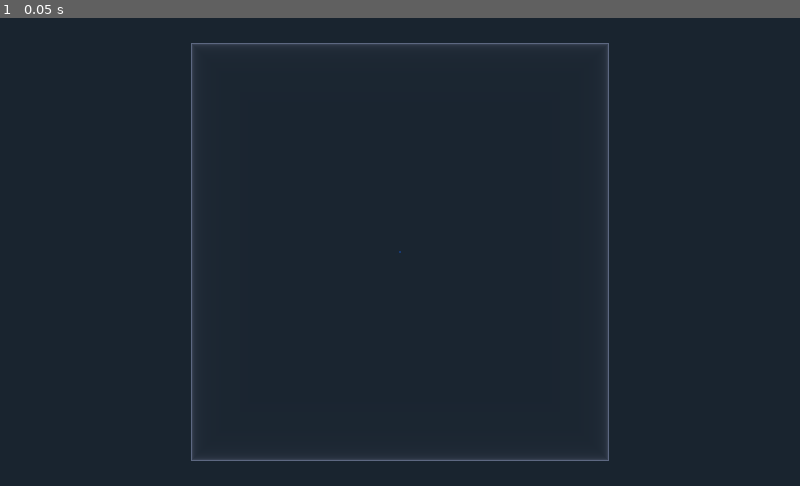
Above: before the commit, frame 1.
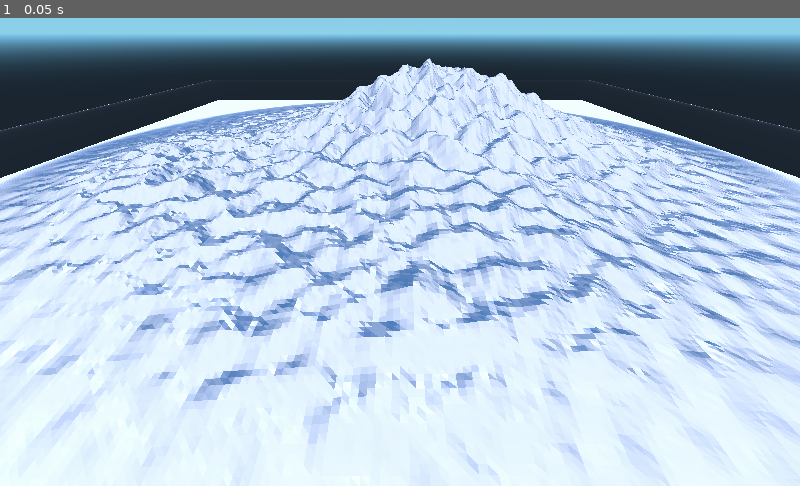
Above: after the commit, the same moment.

Repository: MichaelReel/Terrain_Scratch
Game: Godot game, scene res://Root.tscn
Two runs of this game, one before a commit and one after it. Both use one fixed random seed, a clock stepped at 60 frames per second and the inputs below.
Inputs:
- Up to frame 1 (0.05 s): no input

The runs differ from the first frame. In frame 1, 88% of the frame differs, in the area x 0-100%, y 0-100%.

Commit message:
Migrated in a bunch of stuff from another project. Should probably make some kinda library at some point.

Diff:
--- /dev/null
+++ b/Graph.gd
@@ -0,0 +1,229 @@
+extends Object
+
+const EPSILON = 0.0000001
+
+var vertices
+var edges
+var triangles
+
+var hash_tool
+var scale
+
+# Some fields used to track limits
+# Set with some reasonable defaults and update later
+var min_height = 0.0
+var max_height = 1.5
+
+class Vertex:
+	var pos    # Vector3
+	var index
+
+	# parent references
+	var edges      # Array of Edge
+	var tris       # Array of parent Triangle
+	var connectors # Array of connected vertices
+
+	func _init(vertex):
+		pos        = vertex
+		edges      = []
+		tris       = []
+		connectors = []
+
+	static func sort(a, b):
+		# Sort by z then x then y
+		if a.pos.z > b.pos.z:
+			return true
+		elif a.pos.z == b.pos.z:
+			if a.pos.x < b.pos.x:
+				return true
+			elif a.pos.x == b.pos.x:
+				if a.pos.y < b.pos.y:
+					return true
+		return false
+
+	func equals(b):
+		return pos.distance_to(b.pos) < EPSILON
+
+	static func make_clockwise(vl):
+		assert(len(vl) == 3)
+		var area2 = (vl[1].pos.x - vl[0].pos.x) * (vl[2].pos.z - vl[0].pos.z) - (vl[1].pos.z - vl[0].pos.z) * (vl[2].pos.x - vl[0].pos.x)
+		if area2 > 0:
+			var tmp = vl[2]
+			vl[2] = vl[1]
+			vl[1] = tmp
+
+	static func place_vertex_in_list(list, v):
+		var v_ind = list.bsearch_custom(v, v, "sort")
+		if v_ind >= 0 and v_ind < len(list) and v.equals(list[v_ind]):
+			v = list[v_ind]
+		else:
+			list.insert(v_ind, v)
+		return v
+
+	func set_height(new_height):
+		pos.y = new_height
+
+class Edge:
+	var v1    # Vertex
+	var v2    # Vertex
+
+	# parent references
+	var tris       # Array of parent Triangle
+
+	func _init(vert1, vert2):
+		# Add the vertices in sorted order
+		# This simplifies equality test
+		if Vertex.sort(vert1, vert2):
+			v1 = vert1
+			v2 = vert2
+		else:
+			v1 = vert2
+			v2 = vert1
+
+		# Update joined vertices:
+		place_edge_in_list(v1.edges, self)
+		Vertex.place_vertex_in_list(v1.connectors, v2)
+		place_edge_in_list(v2.edges, self)
+		Vertex.place_vertex_in_list(v2.connectors, v1)
+
+		# Initialise triangle list
+		tris   = []
+
+	static func sort(a, b):
+		# Sort by first vertex first - vertices should already be sorted
+		if Vertex.sort(a.v1, b.v1):
+			return true
+		elif (a.v1.equals(b.v1)):
+			if Vertex.sort(a.v2, b.v2):
+				return true
+		return false
+
+	func equals(b):
+		# This assumes vertices are in sorted order
+		return v1.equals(b.v1) and v2.equals(b.v2)
+
+	static func place_edge_in_list(list, e):
+		var e_ind = list.bsearch_custom(e, e, "sort")
+		if e_ind >= 0 and e_ind < len(list) and e.equals(list[e_ind]):
+			e = list[e_ind]
+		else:
+			list.insert(e_ind, e)
+		return e
+
+class Triangle:
+	var e1
+	var e2
+	var e3
+	var v1
+	var v2
+	var v3
+
+	func _init(edge1, edge2, edge3, vert1, vert2, vert3):
+		e1 = edge1
+		e2 = edge2
+		e3 = edge3
+		v1 = vert1
+		v2 = vert2
+		v3 = vert3
+		for c in [edge1, edge2, edge3, vert1, vert2, vert3]:
+			place_triangle_in_list(c.tris, self)
+
+	static func sort(a, b):
+		# Sort by first edge first - edges will already be in order
+		if Edge.sort(a.e1, b.e1):
+			return true
+		elif a.e1.equals(b.e1):
+			if Edge.sort(a.e2, b.e2):
+				return true
+			elif a.e2.equals(b.e2):
+				if Edge.sort(a.e3, b.e3):
+					return true
+		return false
+
+	func equals(b):
+		return e1.equals(b.e1) and e2.equals(b.e2) and e3.equals(b.e3)
+
+	static func place_triangle_in_list(list, t):
+		var t_ind = list.bsearch_custom(t, t, "sort")
+		if t_ind >= 0 and t_ind < len(list) and t.equals(list[t_ind]):
+			t = list[t_ind]
+		else:
+			list.insert(t_ind, t)
+		return t
+
+func _init(ht, s):
+	vertices  = []
+	edges     = []
+	triangles = []
+	hash_tool = ht
+	scale = s
+
+func clear():
+	vertices.clear()
+	edges.clear()
+	triangles.clear()
+
+func add_triangle(vec1, vec2, vec3):
+	# Skip any non-triangles:
+	if vec1 == vec2 or vec1 == vec3 or vec2 == vec3:
+		return
+	# Add vertices, or use existing ones
+	var vl = []
+	for v in [Vertex.new(vec1), Vertex.new(vec2), Vertex.new(vec3)]:
+		vl.append(Vertex.place_vertex_in_list(vertices, v))
+	Vertex.make_clockwise(vl)
+
+	# Add edges, or use existing ones
+	var el = []
+	for e in [Edge.new(vl[0], vl[1]), Edge.new(vl[1], vl[2]), Edge.new(vl[0], vl[2])]:
+		el.append(Edge.place_edge_in_list(edges, e))
+
+	# Add triangle
+	var tri = Triangle.new(el[0], el[1], el[2], vl[0], vl[1], vl[2])
+	Triangle.place_triangle_in_list(triangles, tri)
+
+func create_base_square_grid(grid_width, grid_breadth, chunk_width, chunk_breadth):
+	var dx = ( chunk_width / grid_width )
+	var dz = ( chunk_breadth / grid_breadth )
+
+	for z in grid_breadth:
+		for x in grid_width:
+			var sx = x * dx
+			var sz = z * dz
+			var ex = (x + 1) * dx
+			var ez = (z + 1) * dz
+
+			#  A +-----+ B
+			#    | \   |
+			#    |   \ |
+			#  C +-----+ D
+
+			var A = Vector3(sx, 0.0, sz)
+			var B = Vector3(ex, 0.0, sz)
+			var C = Vector3(sx, 0.0, ez)
+			var D = Vector3(ex, 0.0, ez)
+
+			add_triangle(A, B, D)
+			add_triangle(A, D, C)
+
+	update_vertex_indices()
+
+func set_height_features(x_offset = 0.0, z_offset = 0.0):
+	# This takes an array of hash functions to be accumulated for each vertex
+	# The hash instances in hashes need to implement a getHash(x, y) function
+	# Each getHash will be call for each vertex and the height added by amplitude
+	# Where amplitude is modified for each hashes by the multiplier
+
+	for v in vertices:
+		var new_height = hash_tool.getHash((v.pos.x + x_offset) * scale, (v.pos.z + z_offset) * scale)
+		v.set_height(new_height)
+		min_height = min(min_height, new_height)
+		max_height = max(max_height, new_height)
+
+func update_vertex_indices():
+	# Vertices should already be ordered and unique
+	# Just update the internal indices
+	var ind = 0
+	for vert in vertices:
+		vert.index = ind
+		ind += 1
--- /dev/null
+++ b/HeightHash.gd
@@ -0,0 +1,53 @@
+extends Object
+
+# This is designed as a height map generation tool
+# Internally it can use many techniques, but ultimately
+# should return a simple height per coordinate call
+
+var Perlin = load("res://PerlinRef.gd")
+
+var variation_hash
+var island_limiter
+
+var hashes
+var base_height
+var start_amp
+var amp_multiplier
+
+class ContinentalDome:
+	var r
+	func _init(radius):
+		# Radius is in chunks
+		r = radius
+
+	func getHash(x, z):
+		var y = 0.0
+		var lxz = Vector2(x, z).length()
+		if lxz > r:
+			return y
+		y = cos(PI * lxz / r) + 1.0
+
+		return y / 2.0
+
+func _init(shelf_limit):
+	island_limiter = ContinentalDome.new(shelf_limit)
+	variation_hash = Perlin.new(16.0, 16.0, 16.0, 1.0)
+	hashes = [
+		Perlin.new(1.0, 1.0, 1.0, 1.0),
+		Perlin.new(0.25, 0.25, 0.25, 1.0),
+		Perlin.new(0.0625, 0.0625, 0.0625, 1.0),
+		# Perlin.new(0.03125, 0.03125, 1.0, 1.0),
+		# Perlin.new(0.0078125, 0.0078125, 1.0, 1.0),
+	]
+
+	base_height = 1
+	start_amp = 0.25
+	amp_multiplier = 0.125
+
+func getHash(x, y):
+	var new_height = base_height
+	var amp = start_amp
+	for p in hashes:
+		new_height += p.getHash(x, y) * amp
+		amp *= amp_multiplier
+	return new_height * (variation_hash.getHash(x, y) + 1.0) * island_limiter.getHash(x, y)
--- /dev/null
+++ b/Land.gd
@@ -0,0 +1,100 @@
+extends MeshInstance
+
+var Graph = load("res://Graph.gd")
+
+var graph
+var offset
+
+const render_options = [
+	Mesh.PRIMITIVE_POINTS,
+	Mesh.PRIMITIVE_LINES,
+	Mesh.PRIMITIVE_TRIANGLES,
+]
+
+var render_as = 2
+
+func _init(os, communal_graph = null):
+	self.offset = os
+
+	if communal_graph:
+		graph = communal_graph
+	else:
+		graph = Graph.new()
+
+func generate_content(with_collision = true):
+	# print ("Creating new land chunk: " + str(offset) + " with grid: " + str(grid_size) + ",")
+	# print ("            translation: " + str(translation) + ", scale: " + str(scale))
+	# print ("                os time: " + str(OS.get_unix_time()))
+
+
+	# Update the input graph to give variable heights
+	add_base_height_features(offset)
+
+	# Creating drawing elements
+	# Create a mesh from the voronoi site info
+	self.set_mesh(create_mesh())
+
+	if with_collision:
+		# Make a collsion surface from this mesh and add it to the scene
+		add_child(create_trimesh_collision())
+
+	# print ("Content generated: " + str(offset))
+	# print ("          os time: " + str(OS.get_unix_time()))
+
+func add_base_height_features(offset):
+
+	graph.set_height_features(offset.x, offset.z)
+
+func create_mesh():
+	if not graph:
+		print("No input or no surface tool supplied!")
+		return
+
+	# Create a new mesh
+	var mesh = Mesh.new()
+	var surfTool = SurfaceTool.new()
+
+	match render_options[render_as]:
+		Mesh.PRIMITIVE_POINTS:
+			surfTool.begin(Mesh.PRIMITIVE_POINTS)
+			surfTool.add_color(Color(1.0, 1.0, 1.0, 1.0))
+			for vert in graph.vertices:
+				surfTool.add_vertex(vert.pos)
+				surfTool.add_index(vert.index)
+
+		Mesh.PRIMITIVE_LINES:
+			surfTool.begin(Mesh.PRIMITIVE_LINES)
+			surfTool.add_color(Color(1.0, 1.0, 1.0, 1.0))
+			for vert in graph.vertices:
+				surfTool.add_vertex(vert.pos)
+			for edge in graph.edges:
+				surfTool.add_index(edge.v1.index)
+				surfTool.add_index(edge.v2.index)
+
+		Mesh.PRIMITIVE_TRIANGLES:
+			# Recalculate the colour scale
+			var color_scale = (2.0 / (graph.max_height - graph.min_height))
+
+			surfTool.begin(Mesh.PRIMITIVE_TRIANGLES)
+			for tri in graph.triangles:
+				add_coloured_vertex(surfTool, tri.v1.pos, color_scale)
+				add_coloured_vertex(surfTool, tri.v3.pos, color_scale)
+				add_coloured_vertex(surfTool, tri.v2.pos, color_scale)
+
+			# surfTool.index()
+			surfTool.generate_normals()
+
+		_:
+			print("Unsupported render type!")
+
+	# Create mesh with SurfaceTool
+	surfTool.commit(mesh)
+	return mesh
+
+func add_coloured_vertex(surfTool, pos, color_scale):
+	var height = pos.y
+	var red = max(((height - graph.min_height) * color_scale) - 1.0, 0.0)
+	var green = min((height - graph.min_height) * color_scale, 1.0)
+	var blue = max(((height - graph.min_height) * color_scale) - 1.0, 0.0)
+	surfTool.add_color(Color(red, green, blue, 1.0))
+	surfTool.add_vertex(pos)
--- /dev/null
+++ b/PerlinRef.gd
@@ -0,0 +1,86 @@
+# Lifted from: http://mrl.nyu.edu/~perlin/noise/
+
+var p
+var min_hash
+var max_hash
+var dx
+var dy
+var dz
+
+func _init(width = 1, height = 1, depth = 1, zoom = 1):
+	self.p = []
+	self.min_hash = 0.0
+	self.max_hash = 0.0
+	self.dx = float(zoom) / width
+	self.dy = float(zoom) / height
+	self.dz = float(zoom) / depth
+	var permutation = self.getPermutation()
+	for i in range(512):
+	    self.p.append(permutation[i % permutation.size()])
+
+func getPermutation():
+	return [
+		151,160,137, 91, 90, 15,131, 13,201, 95, 96, 53,194,233,  7,225,
+		140, 36,103, 30, 69,142,  8, 99, 37,240, 21, 10, 23,190,  6,148,
+		247,120,234, 75,  0, 26,197, 62, 94,252,219,203,117, 35, 11, 32,
+		 57,177, 33, 88,237,149, 56, 87,174, 20,125,136,171,168, 68,175,
+		 74,165, 71,134,139, 48, 27,166, 77,146,158,231, 83,111,229,122,
+		 60,211,133,230,220,105, 92, 41, 55, 46,245, 40,244,102,143, 54,
+		 65, 25, 63,161,  1,216, 80, 73,209, 76,132,187,208, 89, 18,169,
+		200,196,135,130,116,188,159, 86,164,100,109,198,173,186,  3, 64,
+		 52,217,226,250,124,123,  5,202, 38,147,118,126,255, 82, 85,212,
+		207,206, 59,227, 47, 16, 58, 17,182,189, 28, 42,223,183,170,213,
+		119,248,152,  2, 44,154,163, 70,221,153,101,155,167, 43,172,  9,
+		129, 22, 39,253, 19, 98,108,110, 79,113,224,232,178,185,112,104,
+		218,246, 97,228,251, 34,242,193,238,210,144, 12,191,179,162,241,
+		 81, 51,145,235,249, 14,239,107, 49,192,214, 31,181,199,106,157,
+		184, 84,204,176,115,121, 50, 45,127,  4,150,254,138,236,205, 93,
+		222,114, 67, 29, 24, 72,243,141,128,195, 78, 66,215, 61,156,180,
+	]
+
+func getFloatHash(x, y, z = 0):
+	var X = int(floor(x)) & 255             # FIND UNIT CUBE THAT
+	var Y = int(floor(y)) & 255             # CONTAINS POINT.
+	var Z = int(floor(z)) & 255
+	x -= floor(x)                           # FIND RELATIVE X,Y,Z
+	y -= floor(y)                           # OF POINT IN CUBE.
+	z -= floor(z)
+	var u = fade(x)                         # COMPUTE FADE CURVES
+	var v = fade(y)                         # FOR EACH OF X,Y,Z.
+	var w = fade(z)
+	var A  = self.p[X]+Y                    # HASH COORDINATES OF
+	var AA = self.p[A]+Z                    # THE 8 CUBE CORNERS,
+	var AB = self.p[A+1]+Z
+	var B  = self.p[X+1]+Y
+	var BA = self.p[B]+Z
+	var BB = self.p[B+1]+Z
+
+	return lerp(lerp(lerp(grad(self.p[AA  ], x  , y  , z   ),         # AND ADD
+						  grad(self.p[BA  ], x-1, y  , z   ), u),     # BLENDED
+					 lerp(grad(self.p[AB  ], x  , y-1, z   ),         # RESULTS
+						  grad(self.p[BB  ], x-1, y-1, z   ), u), v), # FROM  8
+				lerp(lerp(grad(self.p[AA+1], x  , y  , z-1 ),         # CORNERS
+						  grad(self.p[BA+1], x-1, y  , z-1 ), u),     # OF CUBE
+					 lerp(grad(self.p[AB+1], x  , y-1, z-1 ),
+						  grad(self.p[BB+1], x-1, y-1, z-1 ), u), v), w);
+
+func getHash(x, y, z = 0):
+	return float(self.getFloatHash(x * self.dx, y * self.dy, z * self.dz))
+
+func getOctaveHash(x, y, z = 0, n = 1):
+	var total = 0
+	var scale = 1
+	for i in range(n):
+		total += getHash(x * scale, y * scale, z * scale) * (1.0 / float(scale))
+		scale << 1
+
+	return total
+
+func fade(t):
+	return t * t * t * (t * (t * 6 - 15) + 10)
+
+func grad(hsh, x, y, z):
+	var h = hsh & 15;                      # CONVERT LO 4 BITS OF HASH CODE
+	var u = x if h<8 else y                # INTO 12 GRADIENT DIRECTIONS.
+	var v = y if h<4 else x if h==12 or h==14 else z
+	return (u if h & 1 == 0 else -u) + (v if h & 2 == 0 else -v)
--- a/Root.tscn
+++ b/Root.tscn
@@ -1,9 +1,11 @@
-[gd_scene load_steps=4 format=2]
+[gd_scene load_steps=5 format=2]
+
+[ext_resource path="res://TerrainDemo.gd" type="Script" id=1]
 
 [sub_resource type="PlaneMesh" id=1]
 
 custom_aabb = AABB( 0, 0, 0, 0, 0, 0 )
-size = Vector2( 2, 2 )
+size = Vector2( 1, 1 )
 subdivide_width = 0
 subdivide_depth = 0
 _sections_unfolded = [ "Resource" ]
@@ -30,9 +32,9 @@
 
 [node name="Root" type="Spatial" index="0"]
 
-[node name="MeshInstance" type="MeshInstance" parent="." index="0"]
+[node name="TerrainDemo" type="MeshInstance" parent="." index="0"]
 
-transform = Transform( 10, 0, 0, 0, 10, 0, 0, 0, 10, 0, 0, 0 )
+transform = Transform( 10, 0, 0, 0, 1, 0, 0, 0, 10, 0, 0, 0 )
 layers = 1
 material_override = null
 cast_shadow = 1
@@ -45,11 +47,15 @@
 mesh = SubResource( 1 )
 skeleton = NodePath("..")
 material/0 = SubResource( 3 )
-_sections_unfolded = [ "Pause", "Transform", "material" ]
+script = ExtResource( 1 )
+_sections_unfolded = [ "Transform" ]
+chunk_resolution = Vector2( 16, 16 )
+chunks_grid = Vector2( 16, 16 )
+chunk_material = null
 
 [node name="Camera" type="Camera" parent="." index="1"]
 
-transform = Transform( 1, 0, 0, 0, -4.37114e-008, 1, 0, -1, -4.37114e-008, 0, 16, 0 )
+transform = Transform( 1, 0, 0, 0, 0.83867, 0.544639, 0, -0.544639, 0.83867, 0, 1, 5 )
 keep_aspect = 1
 cull_mask = 1048575
 environment = null
--- /dev/null
+++ b/TerrainDemo.gd
@@ -0,0 +1,84 @@
+extends MeshInstance
+
+var Chunk = load("res://Land.gd")
+var Graph = load("res://Graph.gd")
+var HeightHash = load("res://HeightHash.gd")
+
+var terrain_path = "TerrainDemo"
+var save_dir
+var index
+
+export (Vector2) var chunk_resolution = Vector2(16.0, 16.0) # The number of points across the grid
+export (Vector2) var chunks_grid = Vector2(16, 16)          # Size of the grid of chunks
+export (ShaderMaterial) var chunk_material
+
+var chunk_size = Vector3(1.0 / chunks_grid.x, 0.0, 1.0 / chunks_grid.y)
+
+func _ready():
+	prepare_storage()
+	load_index()
+	update_terrain()
+	save_index()
+
+func prepare_storage():
+	var save_dir_path = "user://" + terrain_path + "/"
+	save_dir = Directory.new()
+	if save_dir.file_exists(save_dir_path):
+		print ("Found existing terrain directory")
+		save_dir.open(save_dir_path)
+	else:
+		print ("Making new terrain directory")
+		save_dir.make_dir_recursive(save_dir_path)
+		save_dir.open(save_dir_path)
+
+func load_index():
+	var index_file = save_dir.get_current_dir() + "/index.json"
+	var load_index = File.new()
+	index = {}
+
+	# If file isn't there - no bother
+	if !load_index.file_exists(index_file):
+		index["Loads"] = 0
+		return
+
+	# File exists, try to load it
+	load_index.open(index_file, File.READ)
+	var result = JSON.parse(load_index.get_as_text())
+
+	# If it can't be parsed - give up
+	if result.error:
+		print (result.error_string, ", ", index_file, ":", result.error_line)
+		return
+
+	index = result.result
+	load_index.close()
+
+	if not index.has("Loads"):
+		index["Loads"] = 0
+	else:
+		index["Loads"] += 1
+
+func update_terrain():
+	var shelf_limit = 21.0
+	var graph = Graph.new(HeightHash.new(shelf_limit), 2 * shelf_limit)
+	graph.create_base_square_grid(chunk_resolution.x, chunk_resolution.y, chunk_size.x, chunk_size.z)
+
+	for z in range(chunks_grid.y):
+		for x in range(chunks_grid.x):
+			var x_offset = x * chunk_size.x
+			var z_offset = z * chunk_size.z
+			var offset = Vector3(x_offset - 0.5, -0.5, z_offset - 0.5)
+			# graph.set_height_features(x_offset, z_offset)
+
+			var chunk = Chunk.new(offset, graph)
+			chunk.material_override = chunk_material
+			chunk.generate_content()
+			chunk.translation = offset
+			add_child(chunk)
+
+func save_index():
+	var index_file = save_dir.get_current_dir() + "/index.json"
+	var save_index = File.new()
+	save_index.open(index_file, File.WRITE)
+	save_index.store_line(JSON.print(index,"    "))
+	save_index.close()
